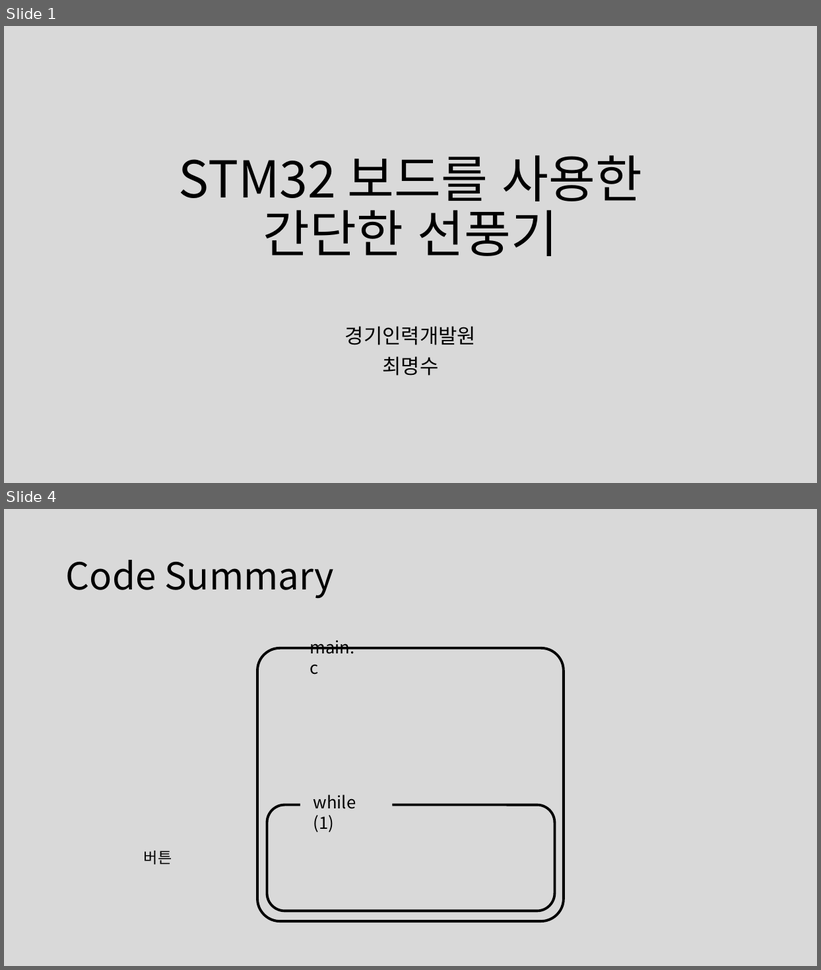
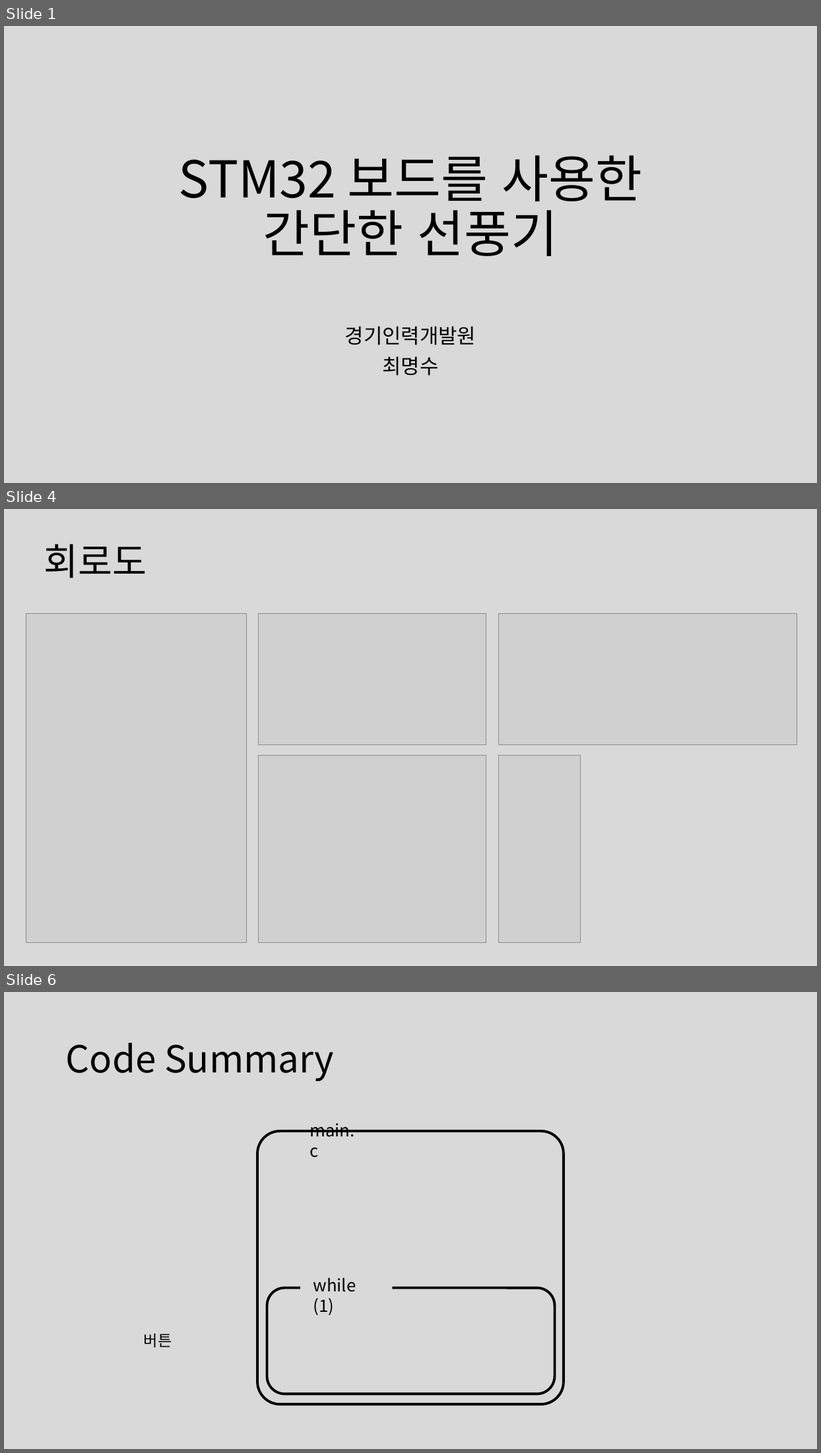
Before and after one commit to HardCoding0417/intela_studyroom, a slide deck: class/ARM class/Projects/simple_fan/STM32 보드를 사용한 간단한 선풍기 - 최명수.pptx. Shown one above the other, each under a label of ours: slides 1 and 4 before the commit, slides 1, 4 and 6 after it; the slides between them are not shown. The pictures are 821x970 and 821x1453 pixels, drawn with LibreOffice and Linux fonts; fonts in the diff are those of the drawing; grey boxes stand for pictures. Boxes give left, top, right and bottom in pixels: in the first picture for what was removed or moved away, otherwise in the second. Text is boxed around its words. In the diff, an @@ line names an element or a change of style, - is before the commit and + after.

```diff
--- a/class/ARM class/Projects/simple_fan/STM32 보드를 사용한 간단한 선풍기 - 최명수.pptx
+++ b/class/ARM class/Projects/simple_fan/STM32 보드를 사용한 간단한 선풍기 - 최명수.pptx
@@ slide 4 added at (4, 509, 817, 966), background #D9D9D9 @@
@@ text added at (44, 544, 147, 578), 44 pt, text #000000 @@
+회로도
@@ picture added at (26, 613, 247, 943) @@
@@ picture added at (258, 613, 486, 745) @@
@@ picture added at (499, 613, 797, 745) @@
@@ picture added at (258, 755, 486, 943) @@
@@ picture added at (499, 755, 580, 943) @@
@@ what was slide 4 is now slide 6 @@
```
Also in this commit, not shown: 2 slides changed, 1 other slide added, 10 other files.
